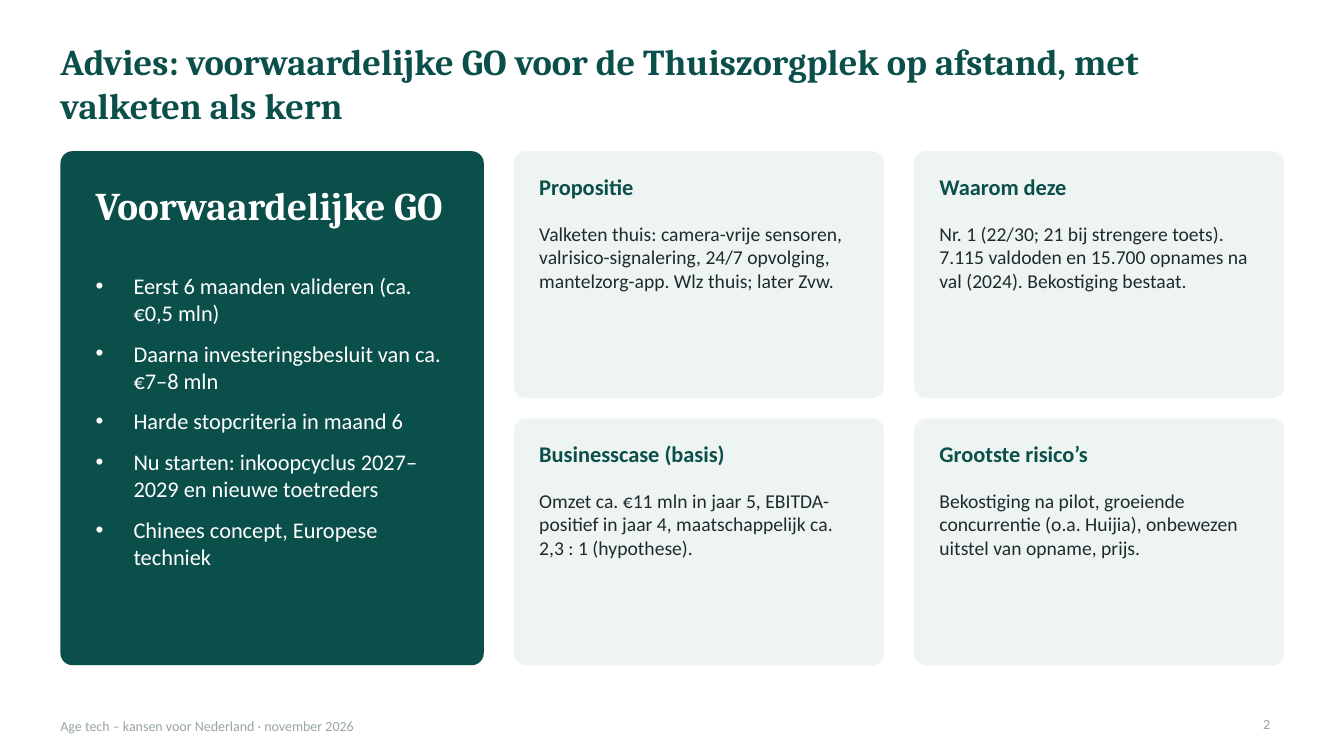
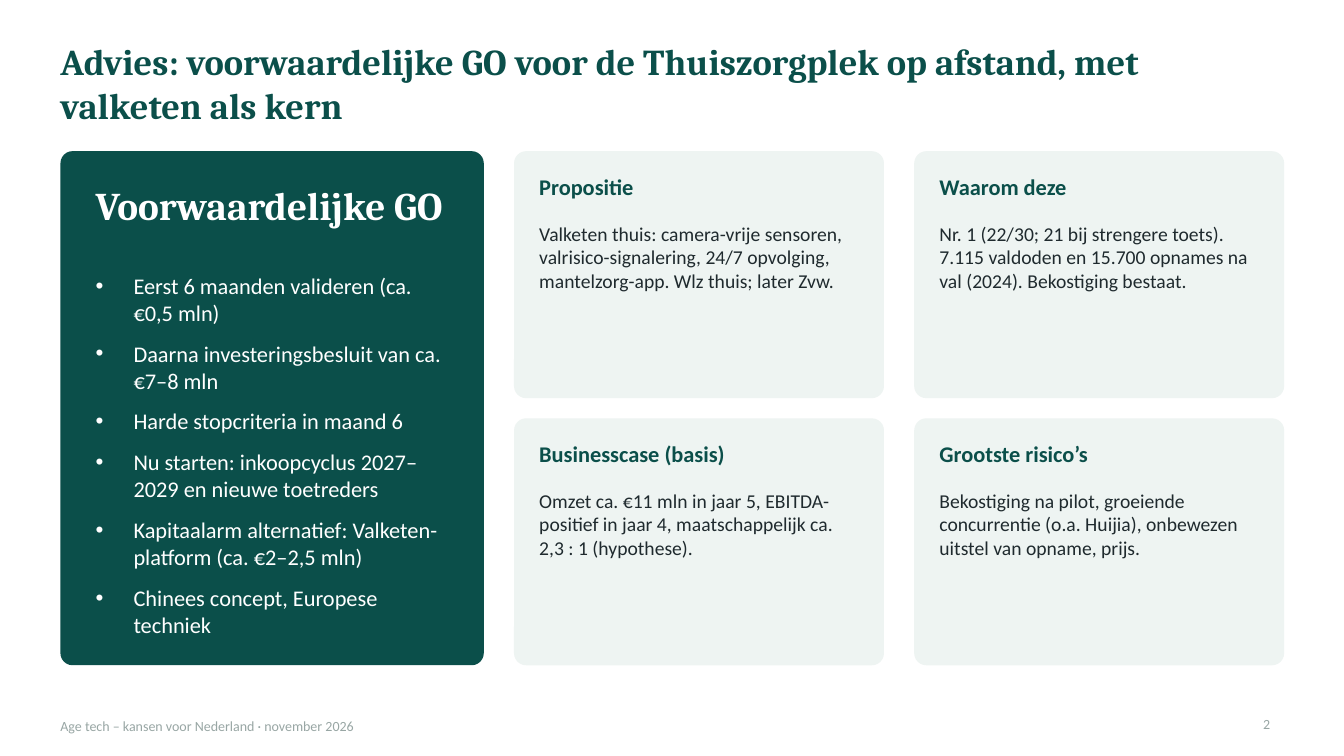
Before and after one commit to robruijn/Four-Seasons-Rome-2026, a slide deck: slide 2 of AgeTech_kansen_Nederland.pptx. Drawn at 1344x756 pixels with LibreOffice and Linux fonts; fonts in the diff are those of the drawing. Boxes give left, top, right and bottom in pixels: in the first picture for what was removed or moved away, otherwise in the second. Text is boxed around its words. In the diff, an @@ line names an element or a change of style, - is before the commit and + after.

```diff
--- a/AgeTech_kansen_Nederland.pptx
+++ b/AgeTech_kansen_Nederland.pptx
@@ text at [134, 522, 438, 569]: paragraph added @@
+• Kapitaalarm alternatief: Valketen-platform (ca. €2–2,5 mln)
```
Also in this commit, not shown: 3 other slides changed, 1 slide added.
